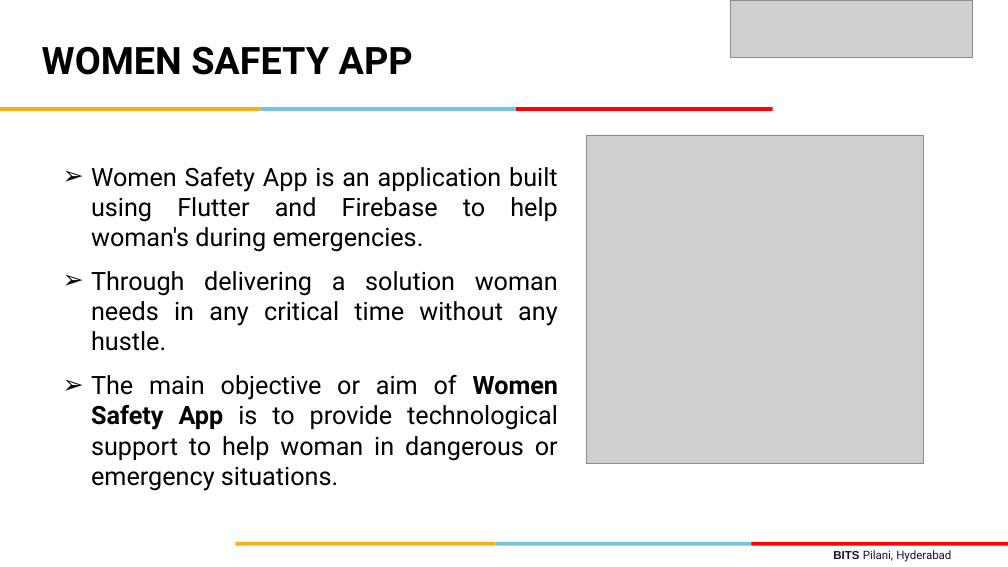
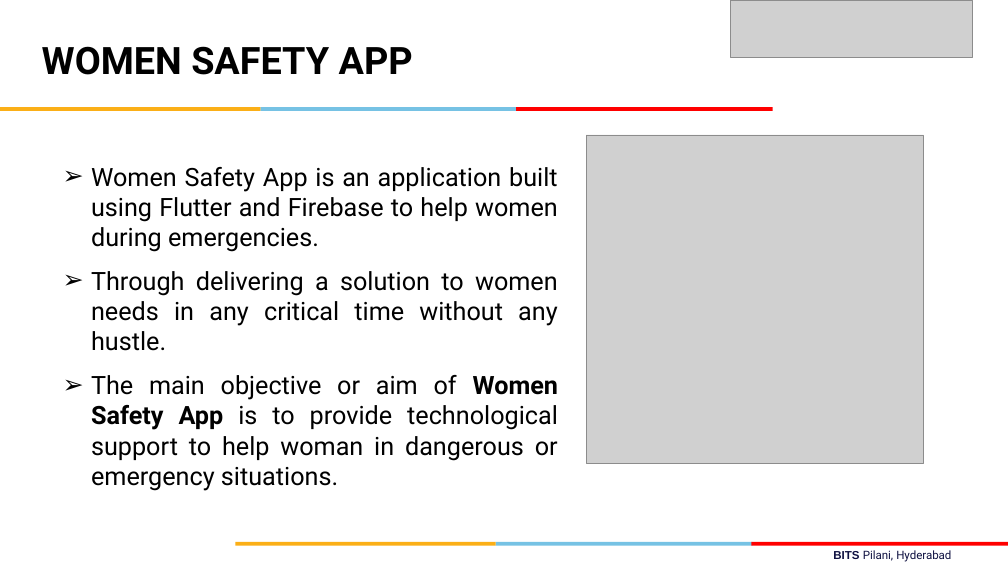
Before and after one commit to CPAD2022/CPAD2022SecBTeam08, a slide deck: slide 2 of CPAD_Assignment.pptx. Drawn at 1008x567 pixels with LibreOffice and Linux fonts; fonts in the diff are those of the drawing; grey boxes stand for pictures. Boxes give left, top, right and bottom in pixels: in the first picture for what was removed or moved away, otherwise in the second. Text is boxed around its words. In the diff, an @@ line names an element or a change of style, - is before the commit and + after.

Commit message:
ppt_update

```diff
--- a/CPAD_Assignment.pptx
+++ b/CPAD_Assignment.pptx
@@ text at bbox=[91, 167, 558, 351]: text changed @@
-➢ Women Safety App is an application built using Flutter and Firebase to help woman's during emergencies.
-➢ Through delivering a solution woman needs in any critical time without any hustle.
+➢ Women Safety App is an application built using Flutter and Firebase to help women during emergencies.
+➢ Through delivering a solution to women needs in any critical time without any hustle.
```
Also in this commit, not shown: 1 other slide changed.
